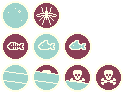
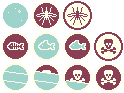
Revision of a layered 124x93 image; what changed, layer by layer:
added layer "Layer 5 copy 2" above "Layer 5 copy" over [63, 1, 92, 30]
painted on "Layer 7 copy 6" over [1, 1, 30, 30]
added layer "Layer 2 copy 4" above "Layer 7 copy 7" over [101, 39, 116, 54]
added layer "Layer 7 copy 7" above "Layer 2 copy 3" over [94, 32, 123, 61]
